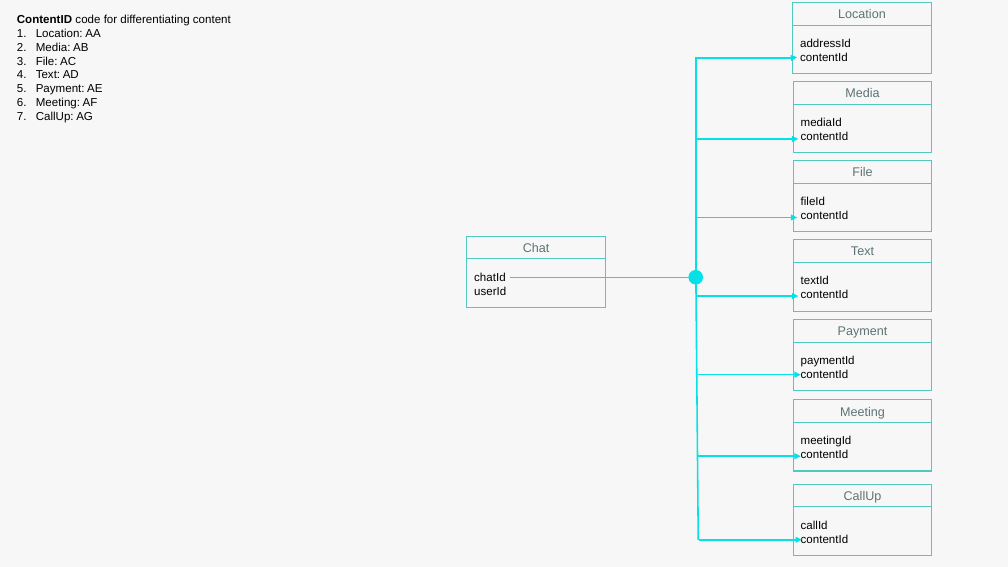
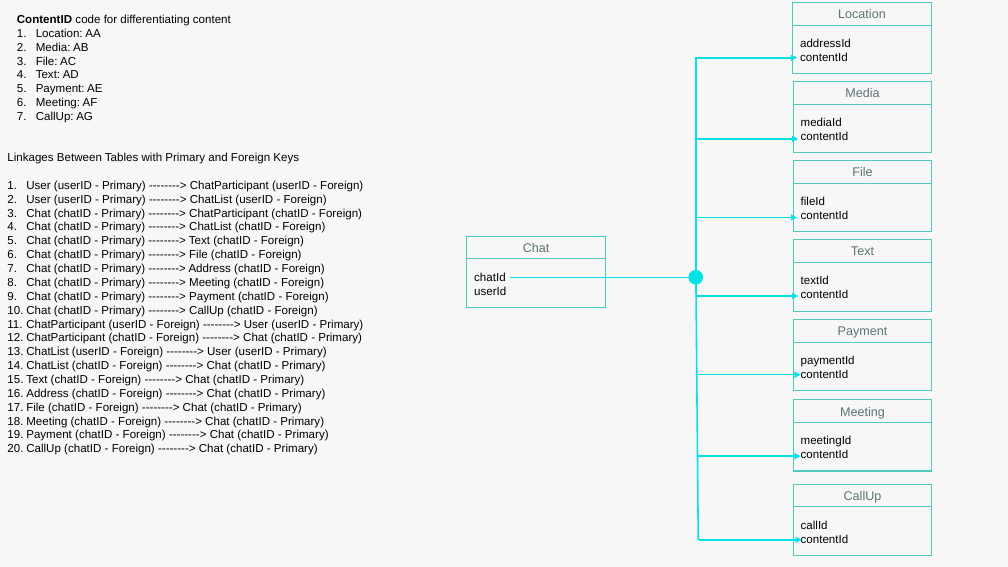
Before and after one commit to Danishan1/Html-CSS-Projects, a slide deck: slide 3 of FullStackProject/documentation/chatDBStructure.pptx. Drawn at 1008x567 pixels with LibreOffice and Linux fonts; fonts in the diff are those of the drawing. Boxes give left, top, right and bottom in pixels: in the first picture for what was removed or moved away, otherwise in the second. Text is boxed around its words. In the diff, an @@ line names an element or a change of style, - is before the commit and + after.

Commit message:
Wroking :  Update SQL table Structure

```diff
--- a/FullStackProject/documentation/chatDBStructure.pptx
+++ b/FullStackProject/documentation/chatDBStructure.pptx
@@ text added at (7,152,364,455), 11 pt, text #000000 @@
+Linkages Between Tables with Primary and Foreign Keys
+1. User (userID - Primary) --------> ChatParticipant (userID - Foreign)
+2. User (userID - Primary) --------> ChatList (userID - Foreign)
+3. Chat (chatID - Primary) --------> ChatParticipant (chatID - Foreign)
+4. Chat (chatID - Primary) --------> ChatList (chatID - Foreign)
+5. Chat (chatID - Primary) --------> Text (chatID - Foreign)
+6. Chat (chatID - Primary) --------> File (chatID - Foreign)
+7. Chat (chatID - Primary) --------> Address (chatID - Foreign)
+8. Chat (chatID - Primary) --------> Meeting (chatID - Foreign)
+9. Chat (chatID - Primary) --------> Payment (chatID - Foreign)
+10. Chat (chatID - Primary) --------> CallUp (chatID - Foreign)
+11. ChatParticipant (userID - Foreign) --------> User (userID - Primary)
+12. ChatParticipant (chatID - Foreign) --------> Chat (chatID - Primary)
+13. ChatList (userID - Foreign) --------> User (userID - Primary)
+14. ChatList (chatID - Foreign) --------> Chat (chatID - Primary)
+15. Text (chatID - Foreign) --------> Chat (chatID - Primary)
+16. Address (chatID - Foreign) --------> Chat (chatID - Primary)
+17. File (chatID - Foreign) --------> Chat (chatID - Primary)
+18. Meeting (chatID - Foreign) --------> Chat (chatID - Primary)
+19. Payment (chatID - Foreign) --------> Chat (chatID - Primary)
+20. CallUp (chatID - Foreign) --------> Chat (chatID - Primary)
```
Also in this commit, not shown: 17 other files.
